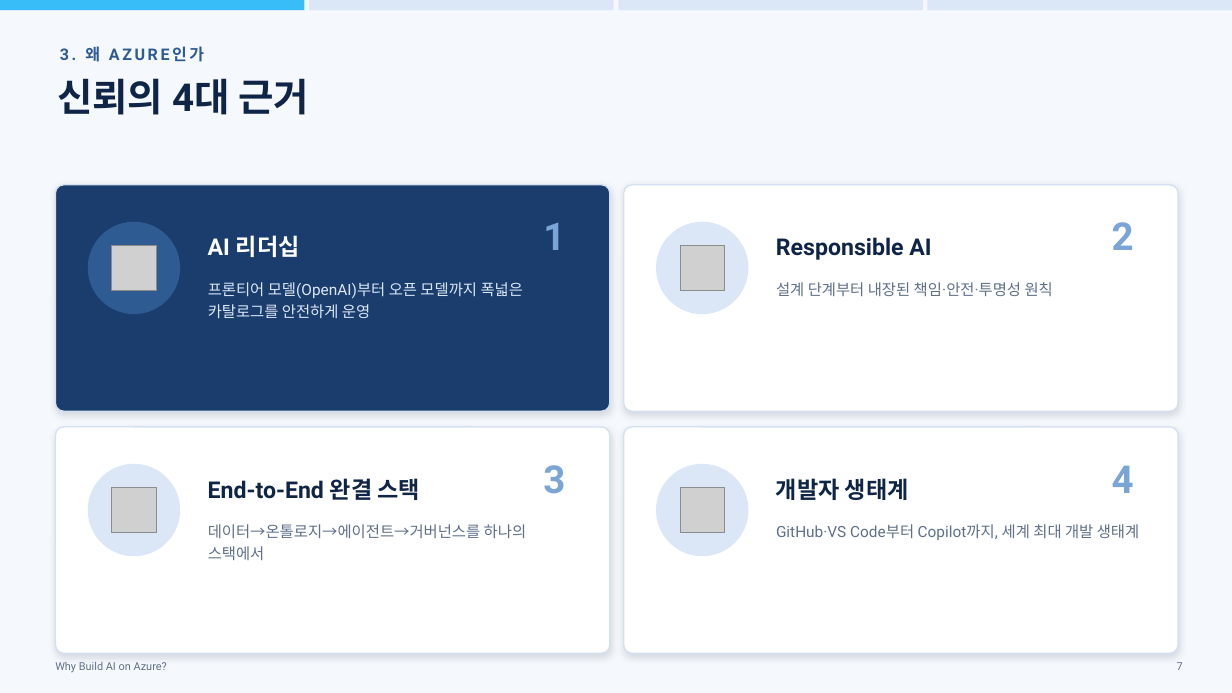
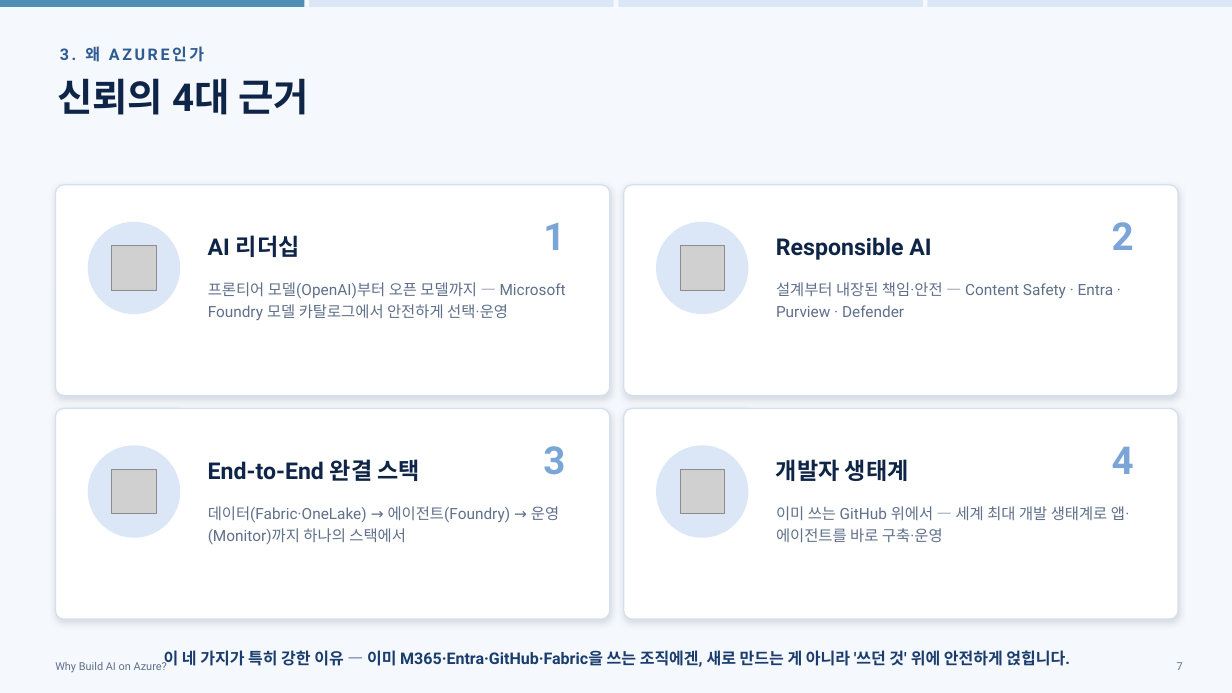
Before and after one commit to hijigoo/why-build-ai-on-azure, a slide deck: slide 7 of PROD-why-build-ai-on-azure.pptx. Drawn at 1232x693 pixels with LibreOffice and Linux fonts; fonts in the diff are those of the drawing; grey boxes stand for pictures. Boxes give left, top, right and bottom in pixels: in the first picture for what was removed or moved away, otherwise in the second. Text is boxed around its words. In the diff, an @@ line names an element or a change of style, - is before the commit and + after.

```diff
--- a/PROD-why-build-ai-on-azure.pptx
+++ b/PROD-why-build-ai-on-azure.pptx
@@ rectangle: place and size @@
-rectangle at [0,0,305,10]
+rectangle at [0,0,305,6]
@@ rectangle at [0,0,305,6]: fill #38BDF8 to #4F8FB6 @@
@@ rectangle: place and size @@
-rectangle at [310,0,615,10]
+rectangle at [310,0,615,6]
@@ rectangle: place and size @@
-rectangle at [618,0,923,10]
+rectangle at [618,0,923,6]
@@ rectangle: place and size @@
-rectangle at [928,0,1232,10]
+rectangle at [928,0,1232,6]
@@ rounded rectangle: place and size @@
-rounded rectangle at [55,185,610,411]
+rounded rectangle at [55,185,610,396]
@@ rounded rectangle at [55,185,610,396]: fill #1A3D6D to #FFFFFF; proportions changed @@
@@ rounded rectangle: place and size @@
-rounded rectangle at [624,185,1178,411]
+rounded rectangle at [624,185,1178,396]
@@ ellipse at [88,222,180,314]: fill #2F5B93 to #DBE7F6 @@
@@ text "AI 리더십" at [208,235,300,257]: text colour #FFFFFF to #0F2547 @@
@@ text at [208,282,566,320]: text changed; text colour #DBE7F6 to #5F708A @@
-프론티어 모델(OpenAI)부터 오픈 모델까지 폭넓은 카탈로그를 안전하게 운영
+프론티어 모델(OpenAI)부터 오픈 모델까지 — Microsoft Foundry 모델 카탈로그에서 안전하게 선택·운영
@@ text at [776,282,1114,317]: text changed @@
-설계 단계부터 내장된 책임·안전·투명성 원칙
+설계부터 내장된 책임·안전 — Content Safety · Entra · Purview · Defender
@@ rounded rectangle: place and size @@
-rounded rectangle at [55,427,610,653]
+rounded rectangle at [55,409,610,619]
@@ proportions changed in 3 elements at [624,185,1178,396], [55,409,610,619], [624,409,1178,619] @@
@@ rounded rectangle: place and size @@
-rounded rectangle at [624,427,1178,653]
+rounded rectangle at [624,409,1178,619]
@@ 4 texts, 2 pictures, 2 ellipses: place and size @@
-4 texts, 2 pictures, 2 ellipses at [88,464,1134,556]
+4 texts, 2 pictures, 2 ellipses at [88,445,1134,538]
@@ text at [208,506,559,544]: text changed @@
-데이터→온톨로지→에이전트→거버넌스를 하나의 스택에서
+데이터(Fabric·OneLake) → 에이전트(Foundry) → 운영(Monitor)까지 하나의 스택에서
@@ text at [776,506,1130,542]: text changed @@
-GitHub·VS Code부터 Copilot까지, 세계 최대 개발 생태계
+이미 쓰는 GitHub 위에서 — 세계 최대 개발 생태계로 앱·에이전트를 바로 구축·운영
@@ text added at [164,650,1070,668], 12.5 pt, text #1A3D6D, bold @@
+이 네 가지가 특히 강한 이유 — 이미 M365·Entra·GitHub·Fabric을 쓰는 조직에겐, 새로 만드는 게 아니라 '쓰던 것' 위에 안전하게 얹힙니다.
```
Also in this commit, not shown: 30 other slides changed, 1 slide added, 2 other files.
